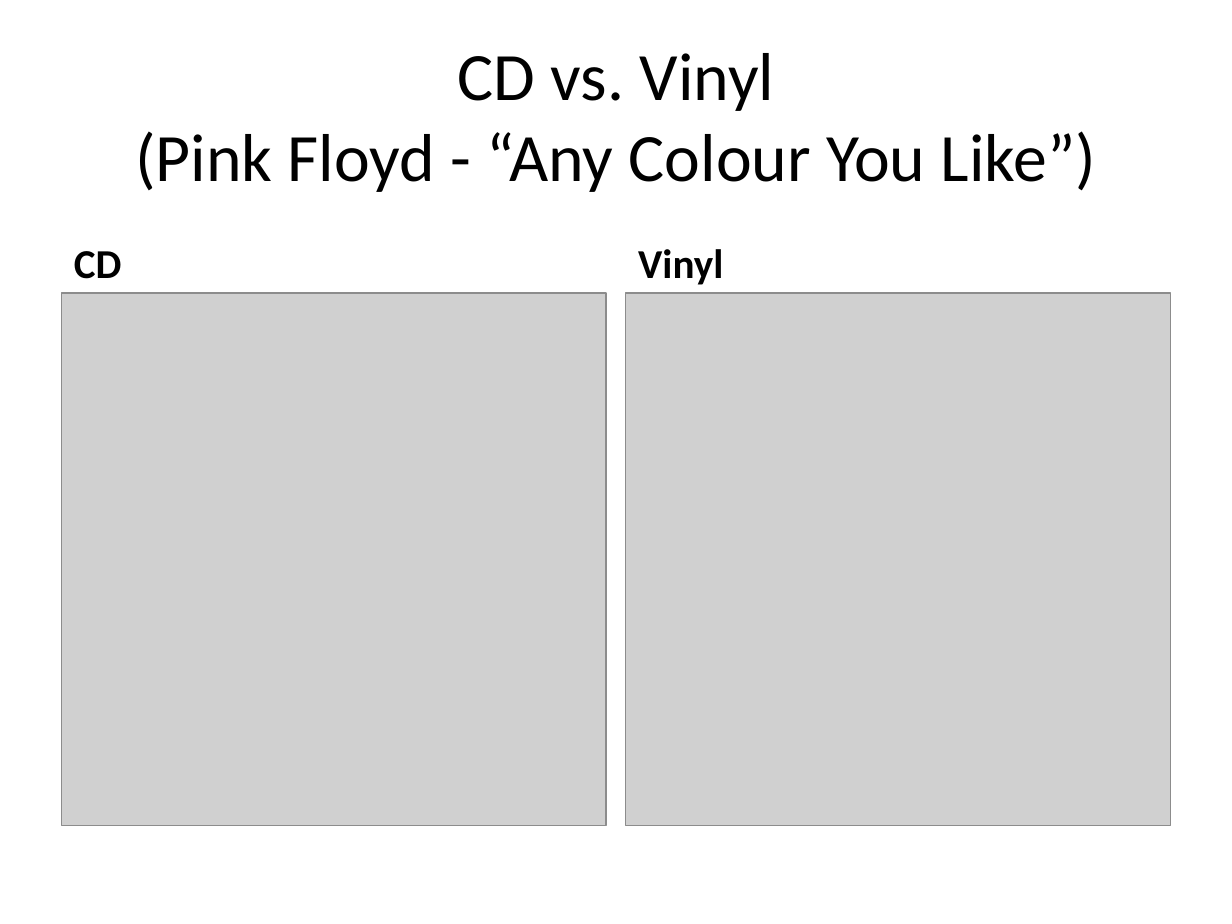
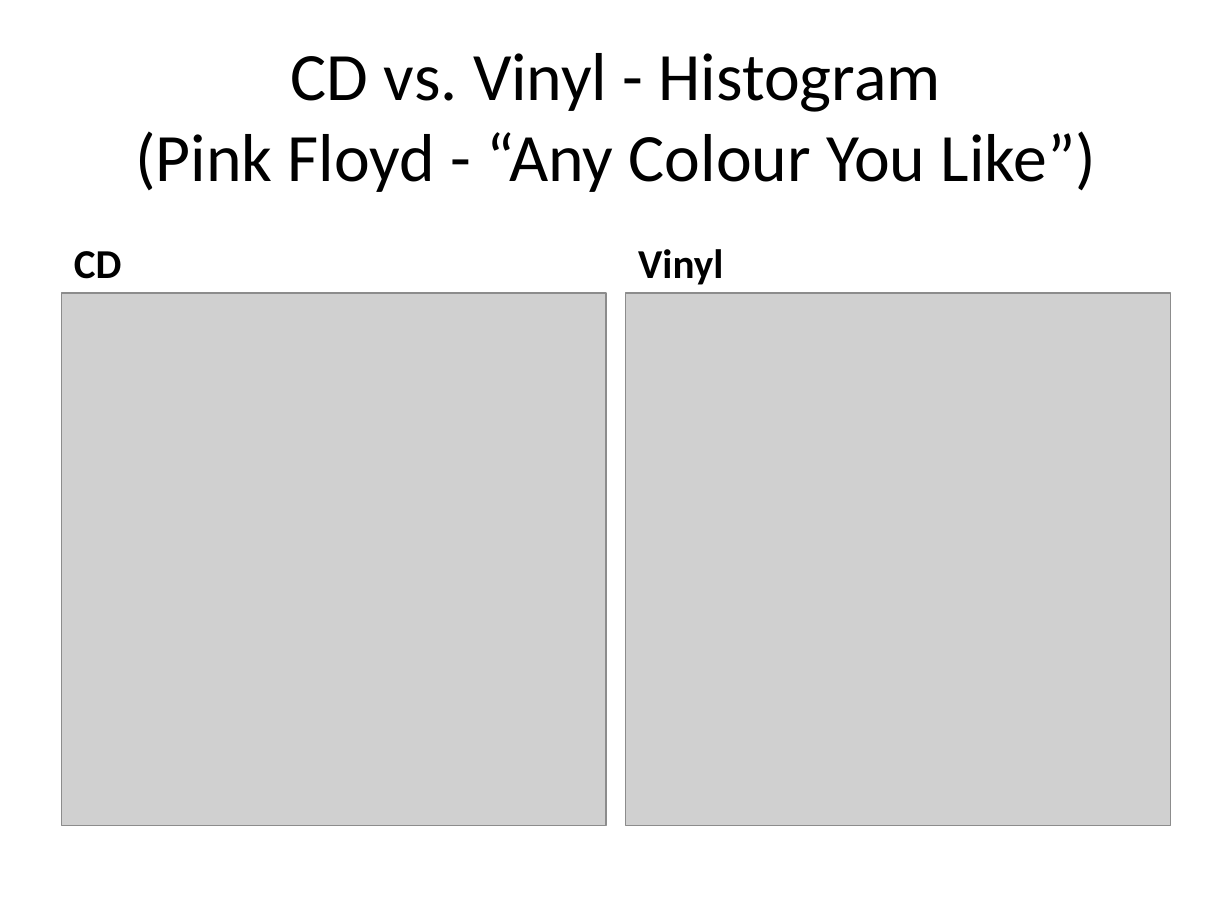
Before and after one commit to Jasonmk47/Graphics-Final, a slide deck: slide 10 of examples/demo.pptx. Drawn at 1232x924 pixels with LibreOffice and Linux fonts; fonts in the diff are those of the drawing; grey boxes stand for pictures. Boxes give left, top, right and bottom in pixels: in the first picture for what was removed or moved away, otherwise in the second. Text is boxed around its words. In the diff, an @@ line names an element or a change of style, - is before the commit and + after.

Commit message:
Updated slideshow titles.

```diff
--- a/examples/demo.pptx
+++ b/examples/demo.pptx
@@ title at <box>135,53,1096,192</box>: text changed @@
-CD vs. Vinyl
-(Pink Floyd - “Any Colour You Like”)
+CD vs. Vinyl - Histogram
+(Pink Floyd - “Any Colour You Like”)
```
Also in this commit, not shown: 2 other slides changed.
